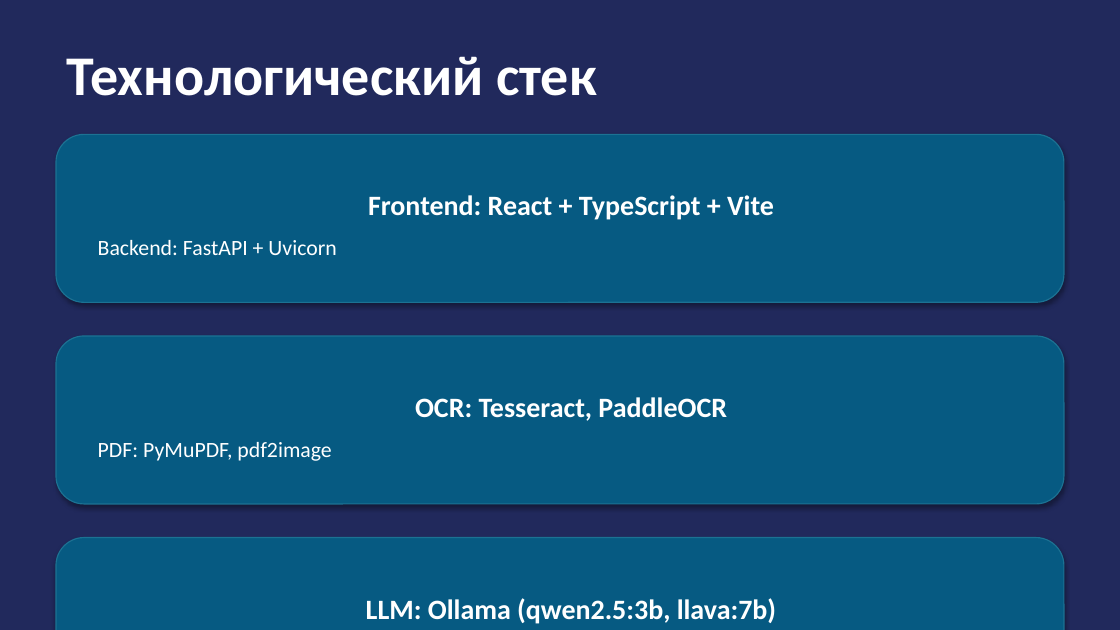
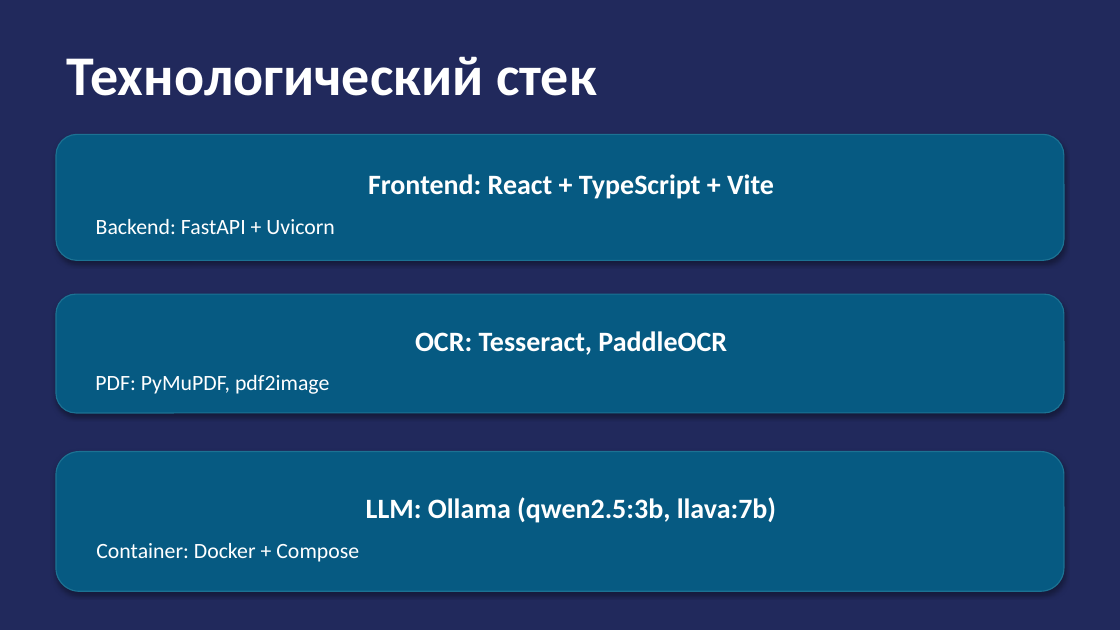
Before and after one commit to arttr1/gazprom_hachathon, a slide deck: slide 6 of presentation.pptx. Drawn at 1120x630 pixels with LibreOffice and Linux fonts; fonts in the diff are those of the drawing. Boxes give left, top, right and bottom in pixels: in the first picture for what was removed or moved away, otherwise in the second. Text is boxed around its words. In the diff, an @@ line names an element or a change of style, - is before the commit and + after.

```diff
--- a/presentation.pptx
+++ b/presentation.pptx
@@ rounded rectangle "Frontend: React + TypeScript + ...": place and size @@
-rounded rectangle "Frontend: React + TypeScript + ..." at (56, 134, 1064, 302)
+rounded rectangle "Frontend: React + TypeScript + ..." at (56, 134, 1064, 260)
@@ rounded rectangle "OCR: Tesseract, PaddleOCR": place and size @@
-rounded rectangle "OCR: Tesseract, PaddleOCR" at (56, 336, 1064, 504)
+rounded rectangle "OCR: Tesseract, PaddleOCR" at (56, 295, 1064, 413)
@@ rounded rectangle "LLM: Ollama (qwen2.5:3b, llava:7b)": place and size @@
-rounded rectangle "LLM: Ollama (qwen2.5:3b, llava:7b)" at (56, 538, 1064, 630)
+rounded rectangle "LLM: Ollama (qwen2.5:3b, llava:7b)" at (56, 451, 1064, 591)
```
Also in this commit, not shown: 1 other slide changed, 1 slide removed, 7 other files.
